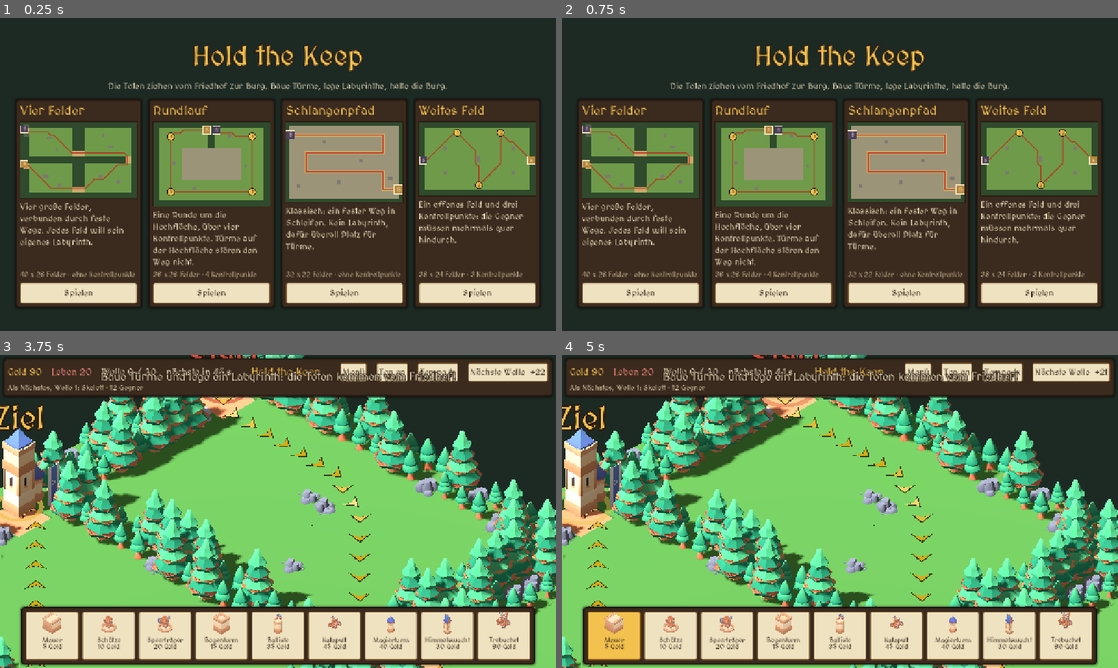
Above: before the commit, frames 1-4 (two rows, left to right).
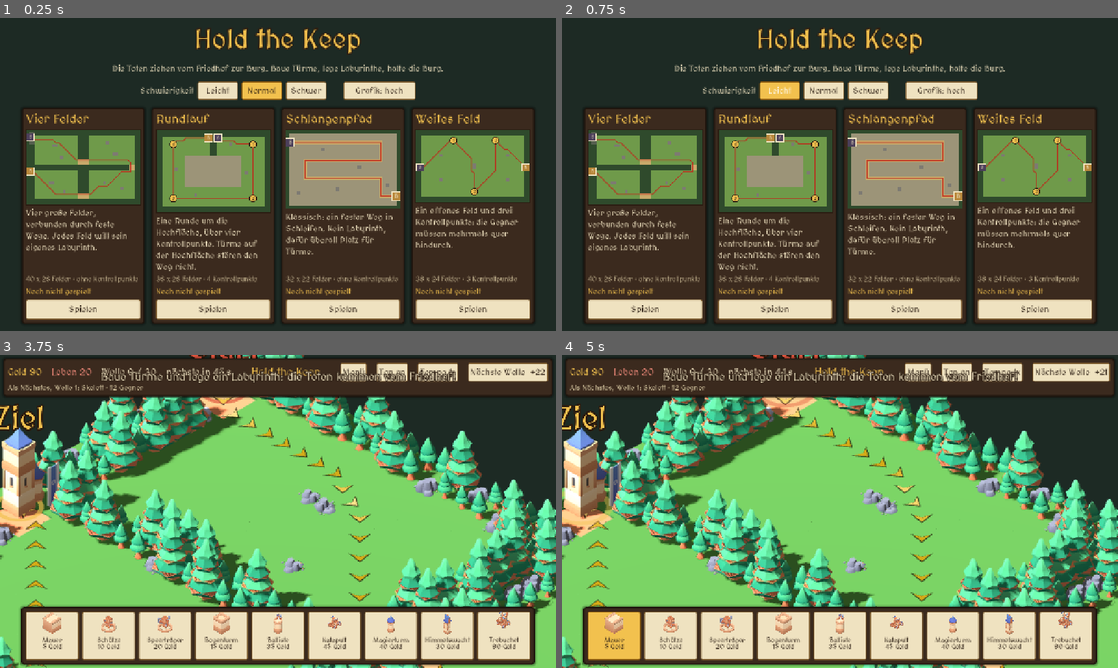
Above: after the commit, the same moments.

Repository: aikitori/hold-the-keep
Game: Godot game, scene res://scenes/menu.tscn
Two runs of this game, one before a commit and one after it. Both use one fixed random seed, a clock stepped at 60 frames per second and the inputs below.
Inputs (mouse positions are in pixels of both pictures, inside the frame that each line leads up to):
- Up to frame 1 (0.25 s): no input
- Up to frame 2 (0.75 s): click (778, 89) at 0.5 s, where only the run after the commit has a clickable "Leicht"
- Up to frame 3 (3.75 s): click (305, 426) at 1.25 s, where only the run after the commit has a clickable "Schwer"; click (261, 426) at 2 s, where only the run after the commit has a clickable "Normal"; click (261, 426) at 2.75 s, where only the run after the commit has a clickable "Normal"; click "Spielen" at 3.5 s
- Up to frame 4 (5 s): click (612, 636) at 4.27 s

The runs differ from the first frame. In frame 1, 38% of the frame differs, in the area x 3-97%, y 3-98%; in frame 2, 38%; in frame 3, 5.5%; in frame 4, 5.5%.

Commit message:
Schwierigkeitsgrade, Bestwerte je Karte und Grafikstufe im Menü
Co-Authored-By: Claude Opus 5.5 <noreply@anthropic.com>

Diff:
--- a/project.godot
+++ b/project.godot
@@ -35,3 +35,4 @@
 Sfx="*res://scripts/sfx.gd"
 UiScale="*res://scripts/ui_scale.gd"
 FigureStage="*res://scripts/figure_stage.gd"
+Settings="*res://scripts/settings.gd"
--- a/scripts/defs.gd
+++ b/scripts/defs.gd
@@ -2,8 +2,13 @@
 extends RefCounted
 ## Spielwerte: Türme, Spezialisierungen, Gegner, Wellen. Reichweite in Feldern, Tempo in Feldern pro Sekunde.
 
-const START_GOLD := 90
-const START_LIVES := 20
+## Schwierigkeit: Startgold, Leben und Faktor auf die Lebenspunkte der Gegner.
+const DIFFICULTIES := {
+	&"easy": {"name": "Leicht", "gold": 130, "lives": 30, "hp": 0.8},
+	&"normal": {"name": "Normal", "gold": 90, "lives": 20, "hp": 1.0},
+	&"hard": {"name": "Schwer", "gold": 70, "lives": 10, "hp": 1.25},
+}
+const DIFFICULTY_ORDER: Array[StringName] = [&"easy", &"normal", &"hard"]
 const WAVES := 30
 const FIRST_WAVE_DELAY := 45.0
 const WAVE_BREAK := 25.0
--- a/scripts/dev/logic_test.gd
+++ b/scripts/dev/logic_test.gd
@@ -15,6 +15,10 @@
 	for id: StringName in Sfx.VOLUME:
 		_check(Sfx._streams[id] is AudioStream, "Klang %s geladen" % id)
 	Sfx.muted = true  # Wiedergaben, die beim Beenden noch laufen, meldet Godot als hängend.
+	Settings.file = "user://logic_test.cfg"
+	DirAccess.remove_absolute(Settings.file)
+	Settings.difficulty = &"normal"
+	_test_settings()
 	var map := MapData.load_map(&"vier_felder")
 	_check(map.spawn != Vector2i(-1, -1) and map.keep != Vector2i(-1, -1), "Karte hat Friedhof und Burg")
 	var board := Board.new(map)
@@ -70,6 +74,7 @@
 	_check(mixed.size() >= 3 and Defs.wave(12) == Defs.wave(12), "Welle 12 gemischt und immer gleich")
 	_check(Defs.upgrade_cost(&"archer", 3) == -1 and Defs.upgrade_cost(&"wall", 1) == -1, "Ausbau endet bei Stufe 3, Mauern nie")
 	await _play()
+	await _test_difficulty()
 	print("LOGIC-TEST ", "FEHLGESCHLAGEN" if _failed else "OK")
 	get_tree().quit(1 if _failed else 0)
 
@@ -99,6 +104,34 @@
 			"Welle 4 ist eine Luftwelle")
 	for id: StringName in Defs.SPECS:
 		_check((Defs.SPECS[id] as Array).size() == 2, "%s hat zwei Spezialisierungen" % id)
+
+
+## Leicht: mehr Gold und Leben, Gegner mit weniger Lebenspunkten.
+func _test_difficulty() -> void:
+	Settings.difficulty = &"easy"
+	var main: Main = load("res://scenes/main.tscn").instantiate()
+	add_child(main)
+	await get_tree().process_frame
+	var enemy := Enemy.new()
+	main.add_child(enemy)
+	enemy.setup(&"skeleton", 1, main, main.board)
+	_check(main.gold == 130 and main.lives == 30 and is_equal_approx(enemy.max_hp, Defs.ENEMIES[&"skeleton"]["hp"] * 0.8),
+			"Leicht: 130 Gold, 30 Leben, Gegner mit 80 % Leben")
+	main.queue_free()
+	await get_tree().process_frame
+	Settings.difficulty = &"normal"
+
+
+## Bestwerte: nur Verbesserungen zählen, je Schwierigkeit getrennt.
+func _test_settings() -> void:
+	_check(Settings.best(&"rundlauf")["wave"] == 0, "Ohne Spielstand kein Bestwert")
+	Settings.record(&"rundlauf", 7, false)
+	Settings.record(&"rundlauf", 3, false)
+	_check(Settings.best(&"rundlauf") == {"wave": 7, "won": false}, "Bestwert bleibt beim besseren Ergebnis")
+	Settings.record(&"rundlauf", 30, true)
+	_check(Settings.best(&"rundlauf")["won"] and Settings.best(&"rundlauf", &"hard")["wave"] == 0,
+			"Sieg gespeichert, andere Schwierigkeit getrennt")
+	DirAccess.remove_absolute(Settings.file)
 
 
 ## Ziehen mit einem Finger: der gegriffene Bodenpunkt bleibt unter dem Finger, auch in kleinen Schritten.
@@ -158,6 +191,7 @@
 	var main: Node = load("res://scenes/main.tscn").instantiate()
 	add_child(main)
 	await get_tree().process_frame
+	_check(main.gold == Defs.DIFFICULTIES[&"normal"]["gold"] and main.lives == 20, "Normal: 90 Gold, 20 Leben")
 	_test_touch_drag(main)
 	main.gold = 2000
 	var built := 0
--- a/scripts/enemy.gd
+++ b/scripts/enemy.gd
@@ -37,7 +37,7 @@
 	game = main
 	board = field
 	var def: Dictionary = Defs.ENEMIES[kind]
-	max_hp = def["hp"] * Defs.health_factor(wave)
+	max_hp = def["hp"] * Defs.health_factor(wave) * float(main.hp_factor)
 	hp = max_hp
 	speed = def["speed"]
 	gold = def["gold"] + wave / 6
--- a/scripts/main.gd
+++ b/scripts/main.gd
@@ -13,8 +13,10 @@
 var rig := CameraRig.new()
 var hud := Hud.new()
 var enemies: Array[Enemy] = []
-var gold := Defs.START_GOLD
-var lives := Defs.START_LIVES
+var gold := 0
+var lives := 0
+## Faktor der Schwierigkeit auf die Lebenspunkte der Gegner.
+var hp_factor := 1.0
 var wave := 0
 var countdown := Defs.FIRST_WAVE_DELAY
 var game_over := false
@@ -37,6 +39,10 @@
 
 func _ready() -> void:
 	Engine.time_scale = 1.0
+	var level: Dictionary = Defs.DIFFICULTIES[Settings.difficulty]
+	gold = level["gold"]
+	lives = level["lives"]
+	hp_factor = level["hp"]
 	map = MapData.load_map(map_id)
 	board = Board.new(map)
 	board.changed.connect(_on_board_changed)
@@ -75,7 +81,7 @@
 	var sun := DirectionalLight3D.new()
 	sun.rotation_degrees = Vector3(-52, -25, 0)
 	sun.light_energy = 1.0
-	sun.shadow_enabled = true
+	sun.shadow_enabled = not Settings.low_graphics
 	# Schatten müssen das ganze Bild abdecken (Kameraabstand plus Bildtiefe bei weitestem Zoom).
 	sun.directional_shadow_max_distance = CameraRig.DISTANCE + 60.0
 	sun.directional_shadow_blend_splits = true
@@ -292,6 +298,7 @@
 			_start_wave()
 	elif enemies.is_empty():
 		# Die Pause beginnt erst, wenn der letzte Gegner der Welle besiegt ist oder die Burg erreicht hat.
+		Settings.record(map_id, wave, false)
 		if wave >= Defs.WAVES:
 			_finish(true)
 		else:
@@ -353,6 +360,8 @@
 func _finish(won: bool) -> void:
 	game_over = true
 	Engine.time_scale = 1.0
+	if won:
+		Settings.record(map_id, wave, true)
 	hud.show_end(won, wave)
 	Sfx.play(&"victory" if won else &"defeat")
 
--- a/scripts/menu.gd
+++ b/scripts/menu.gd
@@ -10,6 +10,7 @@
 var _cards: Array[PanelContainer] = []
 var _column := VBoxContainer.new()
 var _grid := GridContainer.new()
+var _best_labels: Dictionary = {}  # Karte -> Label
 
 
 func _ready() -> void:
@@ -38,13 +39,17 @@
 	tagline.autowrap_mode = TextServer.AUTOWRAP_WORD_SMART
 	tagline.custom_minimum_size.x = 420
 	column.add_child(tagline)
+	column.add_child(_options())
 	var grid := _grid
+	grid.size_flags_horizontal = Control.SIZE_SHRINK_CENTER
 	grid.add_theme_constant_override("h_separation", 16)
 	grid.add_theme_constant_override("v_separation", 16)
 	column.add_child(grid)
 	for id: StringName in MapData.ORDER:
 		_cards.append(_card(id))
 		grid.add_child(_cards[-1])
+	Settings.changed.connect(_show_best)
+	_show_best()
 	UiScale.changed.connect(_layout)
 	_column.minimum_size_changed.connect(_fit)
 	get_viewport().size_changed.connect(_fit)
@@ -66,6 +71,48 @@
 	_column.size = need
 	_column.scale = Vector2(fit, fit)
 	_column.position = (get_viewport_rect().size - need * fit) / 2.0
+
+
+## Schwierigkeit und Grafikstufe.
+func _options() -> Control:
+	var row := HBoxContainer.new()
+	row.alignment = BoxContainer.ALIGNMENT_CENTER
+	row.add_theme_constant_override("separation", 8)
+	var label := Label.new()
+	label.text = "Schwierigkeit"
+	row.add_child(label)
+	var group := ButtonGroup.new()
+	for level: StringName in Defs.DIFFICULTY_ORDER:
+		var button := Button.new()
+		button.text = Defs.DIFFICULTIES[level]["name"]
+		button.toggle_mode = true
+		button.button_group = group
+		button.button_pressed = Settings.difficulty == level
+		button.custom_minimum_size = Vector2(96, 44)
+		button.pressed.connect(func() -> void:
+			Sfx.play(&"click")
+			Settings.set_difficulty(level))
+		row.add_child(button)
+	var gap := Control.new()
+	gap.custom_minimum_size.x = 24
+	row.add_child(gap)
+	var graphics := Button.new()
+	graphics.custom_minimum_size = Vector2(170, 44)
+	var show := func() -> void: graphics.text = "Grafik: niedrig" if Settings.low_graphics else "Grafik: hoch"
+	show.call()
+	graphics.pressed.connect(func() -> void:
+		Sfx.play(&"click")
+		Settings.set_low_graphics(not Settings.low_graphics)
+		show.call())
+	row.add_child(graphics)
+	return row
+
+
+func _show_best() -> void:
+	for id: StringName in _best_labels:
+		var best := Settings.best(id)
+		var label: Label = _best_labels[id]
+		label.text = "Gewonnen!" if best["won"] else "Bestwert: Welle %d" % best["wave"] if best["wave"] > 0 else "Noch nicht gespielt"
 
 
 func _card(id: StringName) -> PanelContainer:
@@ -97,6 +144,11 @@
 	facts.add_theme_font_size_override("font_size", 16)
 	facts.add_theme_color_override("font_color", Color("#c9b994"))
 	box.add_child(facts)
+	var best := Label.new()
+	best.add_theme_font_size_override("font_size", 18)
+	best.add_theme_color_override("font_color", Hud.GOLD)
+	box.add_child(best)
+	_best_labels[id] = best
 	var play := Button.new()
 	play.text = "Spielen"
 	play.custom_minimum_size.y = 48
--- /dev/null
+++ b/scripts/settings.gd
@@ -0,0 +1,63 @@
+extends Node
+## Einstellungen und Fortschritt (Autoload "Settings"): Schwierigkeit, Grafikstufe und die Bestwerte je Karte
+## und Schwierigkeit. Alles liegt in user://settings.cfg (dieselbe Datei wie der Ton in `Sfx`).
+
+signal changed
+
+## Tests leiten auf eine eigene Datei um, damit echte Bestwerte unberührt bleiben.
+var file := "user://settings.cfg"
+
+var difficulty: StringName = &"normal"
+## Schatten und Kantenglättung aus, für schwache Handys.
+var low_graphics := false
+
+
+func _ready() -> void:
+	var config := _config()
+	difficulty = StringName(config.get_value("game", "difficulty", "normal"))
+	if not Defs.DIFFICULTIES.has(difficulty):
+		difficulty = &"normal"
+	low_graphics = config.get_value("graphics", "low", false)
+	apply_graphics()
+
+
+func set_difficulty(value: StringName) -> void:
+	difficulty = value
+	_store("game", "difficulty", String(value))
+	changed.emit()
+
+
+func set_low_graphics(value: bool) -> void:
+	low_graphics = value
+	_store("graphics", "low", value)
+	apply_graphics()
+	changed.emit()
+
+
+func apply_graphics() -> void:
+	get_tree().root.msaa_3d = Viewport.MSAA_DISABLED if low_graphics else Viewport.MSAA_2X
+
+
+## Bestwert auf einer Karte: {"wave": überstandene Wellen, "won": Burg bis zum Ende gehalten}.
+func best(map_id: StringName, level: StringName = difficulty) -> Dictionary:
+	return _config().get_value("progress", "%s/%s" % [map_id, level], {"wave": 0, "won": false})
+
+
+## Nur Verbesserungen werden gespeichert.
+func record(map_id: StringName, wave: int, won: bool) -> void:
+	var old := best(map_id)
+	if wave <= int(old["wave"]) and (not won or old["won"]):
+		return
+	_store("progress", "%s/%s" % [map_id, difficulty], {"wave": maxi(wave, int(old["wave"])), "won": won or old["won"]})
+
+
+func _config() -> ConfigFile:
+	var config := ConfigFile.new()
+	config.load(file)
+	return config
+
+
+func _store(section: String, key: String, value: Variant) -> void:
+	var config := _config()
+	config.set_value(section, key, value)
+	config.save(file)
Not shown, added: scripts/settings.gd.uid
Not shown, changed: CLAUDE.md
Not shown, changed: docs/GAME_DESIGN.md
